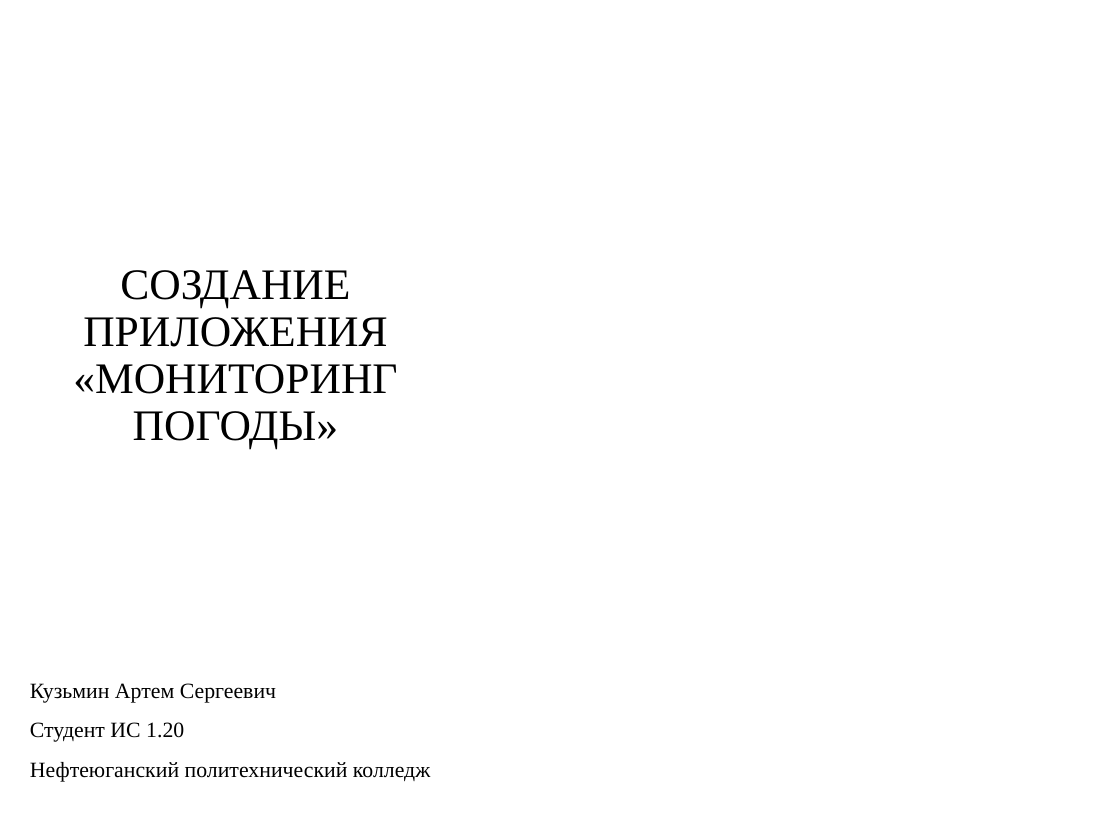
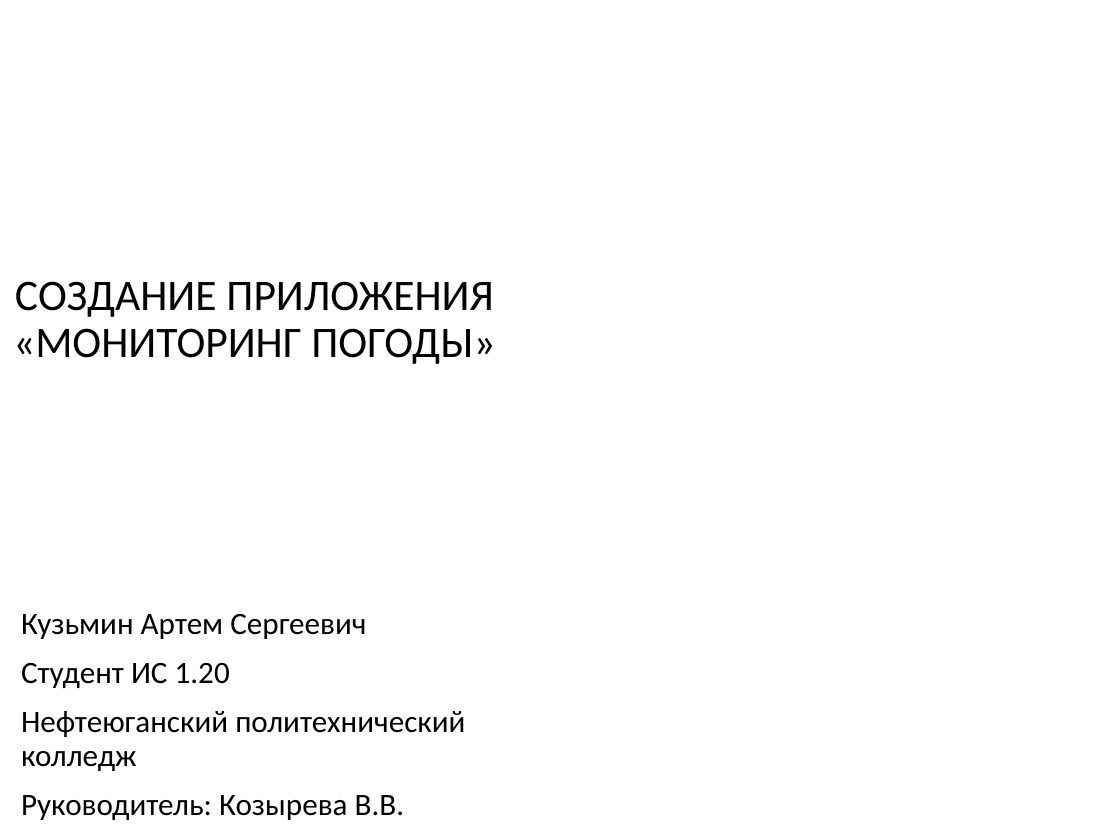
Before and after one commit to rad1anttt/kursa4-_-, a slide deck: slide 1 of Кузьмин презентация.pptx. Drawn at 1120x840 pixels with LibreOffice and Linux fonts; fonts in the diff are those of the drawing; background and template pictures are left out. Boxes give left, top, right and bottom in pixels: in the first picture for what was removed or moved away, otherwise in the second. Text is boxed around its words. In the diff, an @@ line names an element or a change of style, - is before the commit and + after.

```diff
--- a/Кузьмин презентация.pptx
+++ b/Кузьмин презентация.pptx
@@ title "СОЗДАНИЕ ПРИЛОЖЕНИЯ «МОНИТОРИНГ ПОГОДЫ»": place and size @@
-title "СОЗДАНИЕ ПРИЛОЖЕНИЯ «МОНИТОРИНГ ПОГОДЫ»" at [73,270,397,448]
+title "СОЗДАНИЕ ПРИЛОЖЕНИЯ «МОНИТОРИНГ ПОГОДЫ»" at [13,281,495,364]
@@ title "СОЗДАНИЕ ПРИЛОЖЕНИЯ «МОНИТОРИНГ ПОГОДЫ»" at [13,281,495,364]: font Times New Roman to Calibri @@
@@ subtitle "Кузьмин Артем Сергеевич": place and size @@
-subtitle "Кузьмин Артем Сергеевич" at [30,683,430,782]
+subtitle "Кузьмин Артем Сергеевич" at [21,614,465,820]
@@ subtitle at [21,614,465,771]: size 14 to 20 pt, font Times New Roman to Calibri in "Кузьмин Артем Сергеевич", "Студент ИС 1.20", "Нефтеюганский политехнический колледж" @@
@@ subtitle at [21,795,405,820]: paragraph added @@
+Руководитель: Козырева В.В.
```
Also in this commit, not shown: 10 other slides changed, 3 slides added, 2 slides removed, 1 other file.
